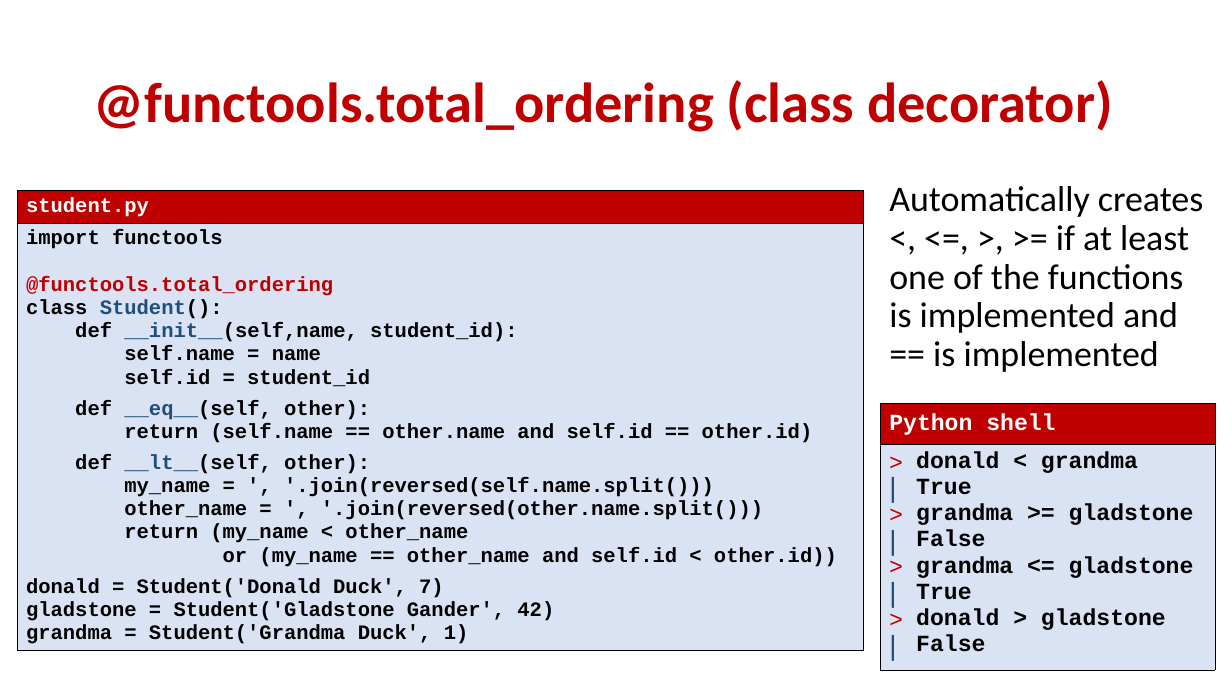
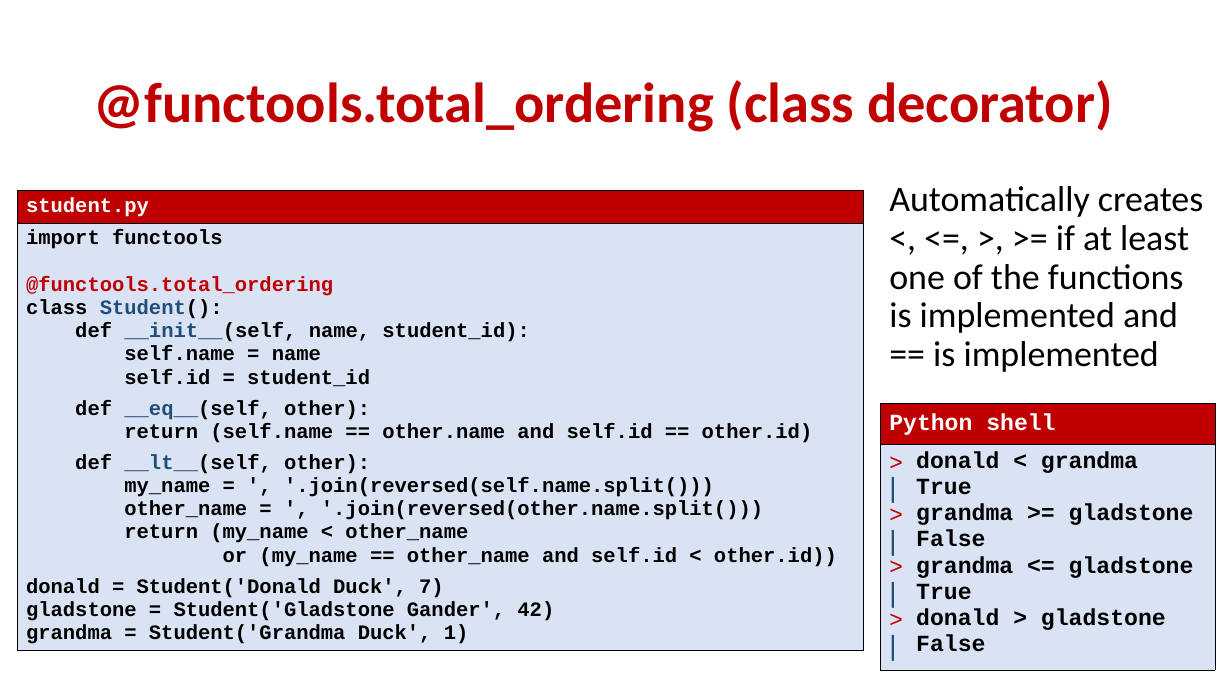
Before and after one commit to gsbrodal/gsbrodal.github.io, a slide deck: slide 18 of ipsa/slides/decorators.pptx. Drawn at 1232x693 pixels with LibreOffice and Linux fonts; fonts in the diff are those of the drawing. Boxes give left, top, right and bottom in pixels: in the first picture for what was removed or moved away, otherwise in the second. Text is boxed around its words. In the diff, an @@ line names an element or a change of style, - is before the commit and + after.

Commit message:
exercises.html all-slides.pdf decorators.pdf decorators.pptx dynamic_programming.pdf dynamic_programming.pptx

```diff
--- a/ipsa/slides/decorators.pptx
+++ b/ipsa/slides/decorators.pptx
@@ table at <box>17,190,863,676</box> @@
-row 2, column 1: import functools / @functools.total_ordering / class Student(): / def __init__(self,name, student_id): / self.name = name / self.id = student_id / def __eq__(self, other): / return (self.name == other.name and self.id == other.id) / def __lt__(self, other): / my_name = ', '.join(reversed(self.name.split())) / other_name = ', '.join(reversed(other.name.split())) / return (my_name < other_name / or (my_name == other_name and self.id < other.id)) / donald = Student('Donald Duck', 7) / gladstone = Student('Gladstone Gander', 42) / grandma = Student('Grandma Duck', 1)
+row 2, column 1: import functools / @functools.total_ordering / class Student(): / def __init__(self, name, student_id): / self.name = name / self.id = student_id / def __eq__(self, other): / return (self.name == other.name and self.id == other.id) / def __lt__(self, other): / my_name = ', '.join(reversed(self.name.split())) / other_name = ', '.join(reversed(other.name.split())) / return (my_name < other_name / or (my_name == other_name and self.id < other.id)) / donald = Student('Donald Duck', 7) / gladstone = Student('Gladstone Gander', 42) / grandma = Student('Grandma Duck', 1)
```
Also in this commit, not shown: 1 other slide changed, 5 other files.
